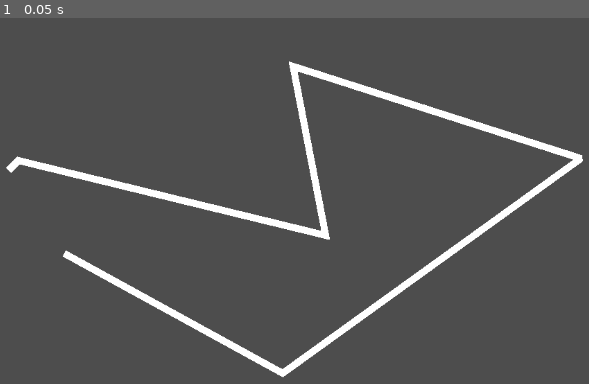
Above: before the commit, frame 1.
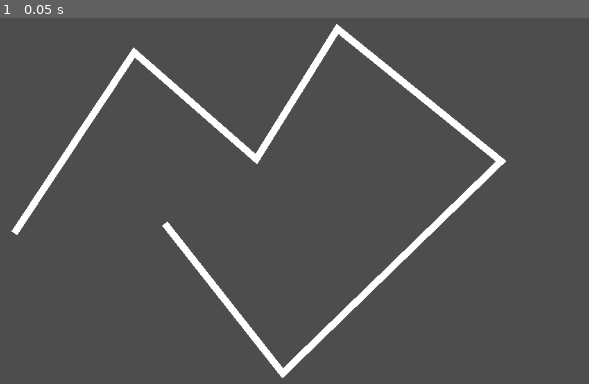
Above: after the commit, the same moment.

Repository: Graicc/sweep-line
Game: Godot game, scene res://node_2d.tscn
The game is run twice, just before and just after one commit, with the same random seed, the same clock (stepped at 60 frames per second) and the same inputs. Before the commit the project has no main scene; this scene is started directly in both runs.
Inputs:
- Up to frame 1 (0.05 s): no input

The runs differ from the first frame. In frame 1, 8.8% of the frame differs, in the area x 1-99%, y 1-99%.

Commit message:
Add line renderer

Diff:
--- a/node_2d.tscn
+++ b/node_2d.tscn
@@ -3,4 +3,4 @@
 [node name="Node2D" type="Node2D"]
 
 [node name="Line2D" type="Line2D" parent="."]
-points = PackedVector2Array(311, 289, 325, 275, 768, 383, 721, 139, 1136, 272, 706, 582, 391, 409)
+points = PackedVector2Array(319, 380, 492, 119, 668, 273, 785, 85, 1021, 276, 706, 582, 536, 366)
--- a/project.godot
+++ b/project.godot
@@ -11,6 +11,7 @@
 [application]
 
 config/name="Sweep Line"
+run/main_scene="res://node_2d.tscn"
 config/features=PackedStringArray("4.2", "GL Compatibility")
 config/icon="res://icon.svg"
 
